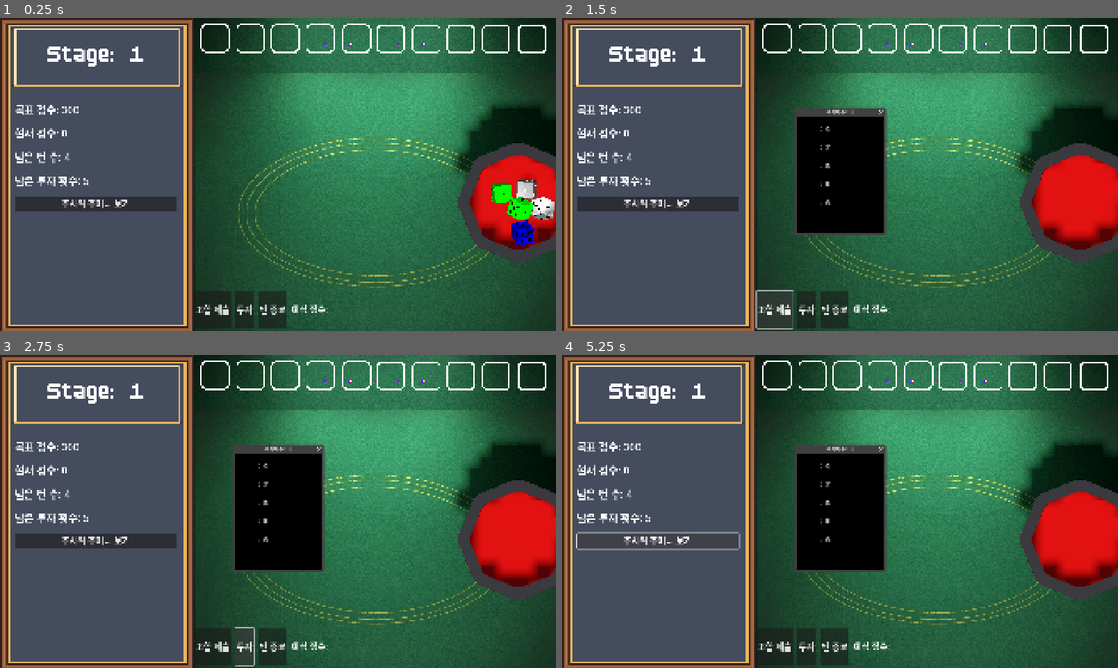
Above: before the commit, frames 1-4 (two rows, left to right).
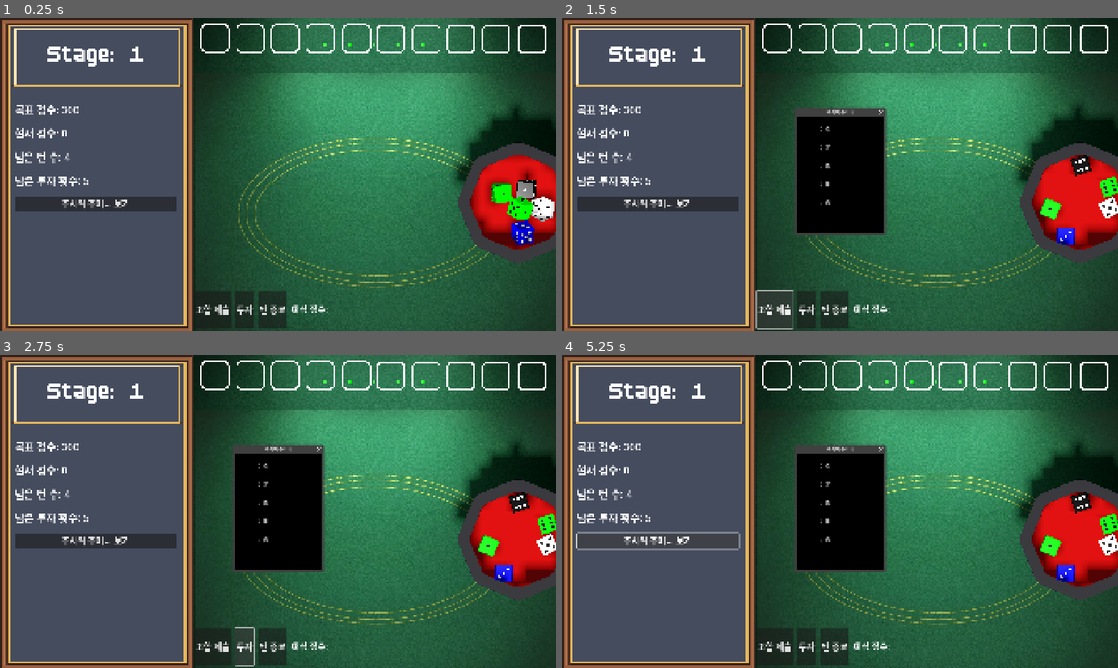
Above: after the commit, the same moments.

Repository: SangHyung-Jung/ColorDiceRollGame
Game: Godot game, scene res://main_screen.tscn
Two runs of this game, one before a commit and one after it. Both use one fixed random seed, a clock stepped at 60 frames per second and the inputs below.
Inputs:
- Up to frame 1 (0.25 s): no input
- Up to frame 2 (1.5 s): click "주사위 주머니 보기" at 0.5 s; click "조합 제출" at 1.25 s
- Up to frame 3 (2.75 s): click "투자" at 2 s
- Up to frame 4 (5.25 s): click "주사위 주머니 보기" at 2.75 s; click "조합 제출" at 3.5 s; click "투자" at 4.25 s; click "주사위 주머니 보기" at 5 s

The runs differ from the first frame. In frame 1, 2.1% of the frame differs, in the area x 58-100%, y 8-74%; in frame 2, 2.2%; in frame 3, 2.2%; in frame 4, 2.2%.

Commit message:
dice update

Diff:
--- a/cup.tscn
+++ b/cup.tscn
@@ -23,7 +23,7 @@
 [node name="Visuals" type="CSGCombiner3D" parent="PhysicsBody"]
 
 [node name="cup" parent="PhysicsBody/Visuals" instance=ExtResource("2_hxhe5")]
-transform = Transform3D(1, 0, 0, 0, 1, 0, 0, 0, 1, 0, -4, 0)
+transform = Transform3D(1, 0, 0, 0, 1, 0, 0, 0, 1, 0, -6, 0)
 
 [node name="CollisionMesh" type="CSGCombiner3D" parent="PhysicsBody"]
 visible = false
Binary file changed: assets/models/dice_black.bin
Not shown, changed: assets/models/dice_black.gltf
Binary file changed: assets/models/dice_blue.bin
Not shown, changed: assets/models/dice_blue.gltf
Binary file changed: assets/models/dice_green.bin
Not shown, changed: assets/models/dice_green.gltf
Binary file changed: assets/models/dice_red.bin
Not shown, changed: assets/models/dice_red.gltf
Binary file changed: assets/models/dice_white.bin
Not shown, changed: assets/models/dice_white.gltf
Not shown, changed: dice.blend
Not shown, changed: dice.blend1
